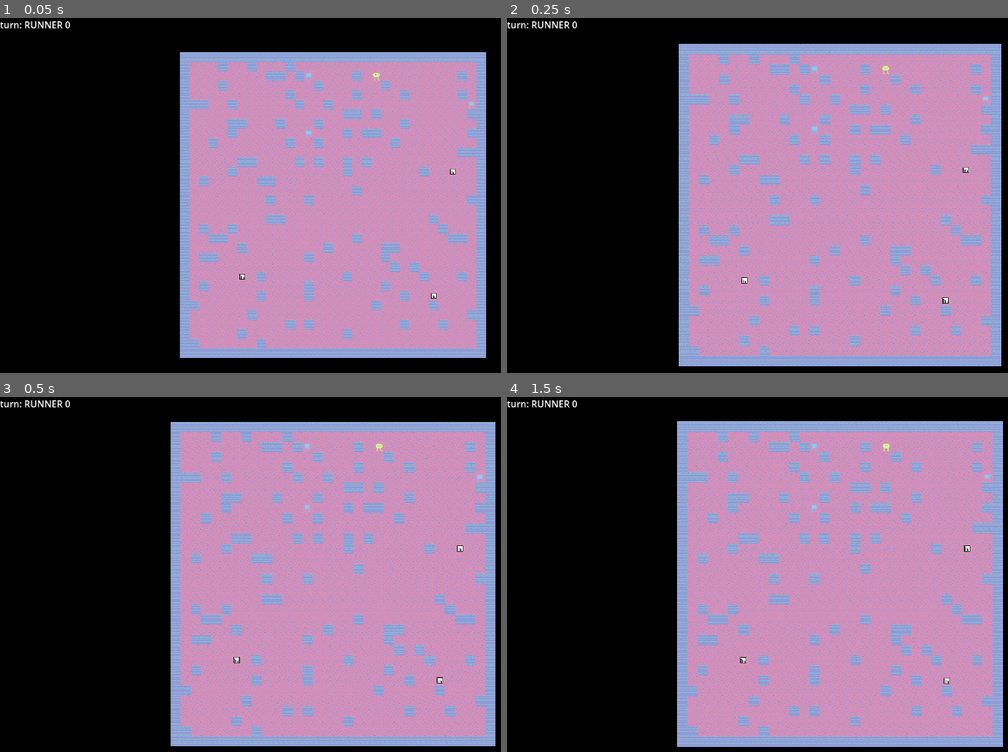
Above: before the commit, frames 1-4 (two rows, left to right).
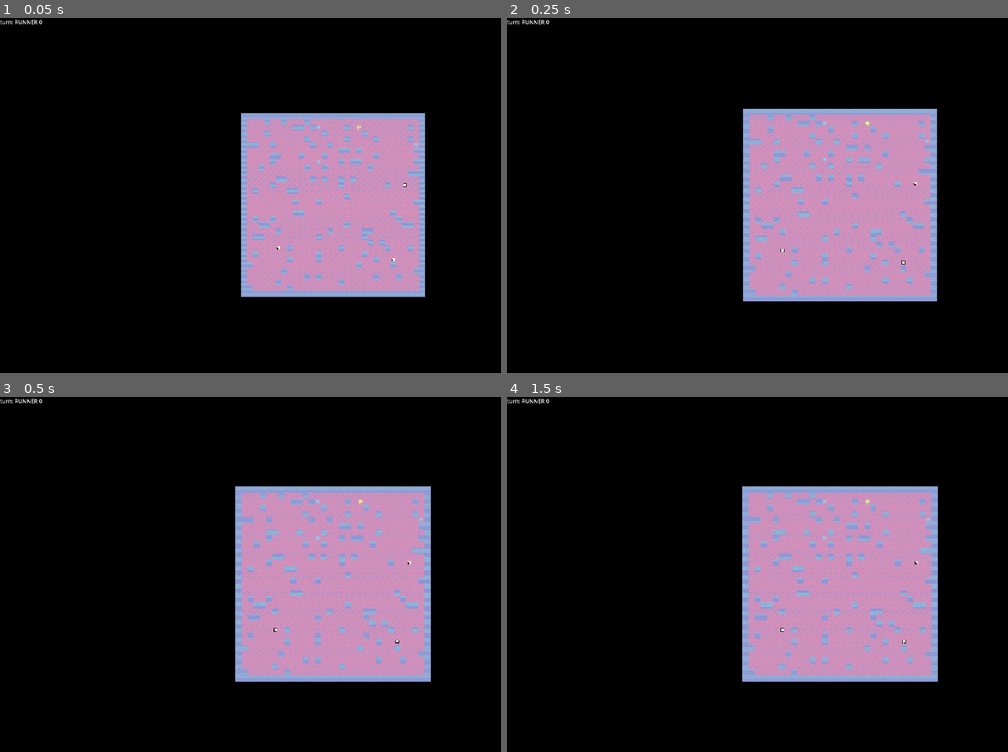
Above: after the commit, the same moments.

Repository: LocalT0aster/LockedUpRL
Game: Godot game, scene res://main.tscn
Two runs of this game, one before a commit and one after it. Both use one fixed random seed, a clock stepped at 60 frames per second and the inputs below.
Inputs (mouse positions are in pixels of both pictures, inside the frame that each line leads up to):
- Up to frame 1 (0.05 s): no input
- Up to frame 2 (0.25 s): no input
- Up to frame 3 (0.5 s): no input
- Up to frame 4 (1.5 s): tap Enter at 0.5 s; move the mouse to (987, 563) at 0.52 s; hold Right 0.53-1.25 s; hold Alt (alt) 0.53-1.25 s; click (987, 563) at 0.67 s; tap Space at 1.25 s; drag from (707, 602) to (807, 659) at 1.27 s

The runs differ from the first frame. In frame 1, 42% of the frame differs, in the area x 0-98%, y 0-96%; in frame 2, 47%; in frame 3, 48%; in frame 4, 48%, in the area x 0-100%, y 0-99%.

Commit message:
fix sync

Diff:
--- a/game/other/agents.gd
+++ b/game/other/agents.gd
@@ -128,6 +128,7 @@
 
 func _build_rows(type: String = "") -> PackedStringArray:
 	var rows := PackedStringArray()
+
 	var map := world
 	match type:
 		"CHASER":
--- a/game/other/model.gd
+++ b/game/other/model.gd
@@ -80,8 +80,8 @@
 
 
 # Send one observation to the model.
-# `rows` should be the strings you already render for the vision map (see pipe protocol).
-# An optional `meta_line` (e.g. "role C1 pos 3 12") is sent first when provided.
+# `prefix` is the optional metadata line (e.g. "role C1 pos 3 12").
+# `rows` are the grid rows.
 func send_data(prefix: String = "", rows: PackedStringArray = PackedStringArray()) -> void:
 	_ipc.send_lines(rows, prefix)
 
--- a/game/project.godot
+++ b/game/project.godot
@@ -21,6 +21,12 @@
 Global="*res://other/global.gd"
 Model="*res://other/model.tscn"
 
+[display]
+
+window/size/viewport_width=1920
+window/size/viewport_height=1080
+window/size/mode=2
+
 [input]
 
 alt={
Not shown, changed: rl/escape_game.py
Not shown, changed: rl/pipe_io.py
